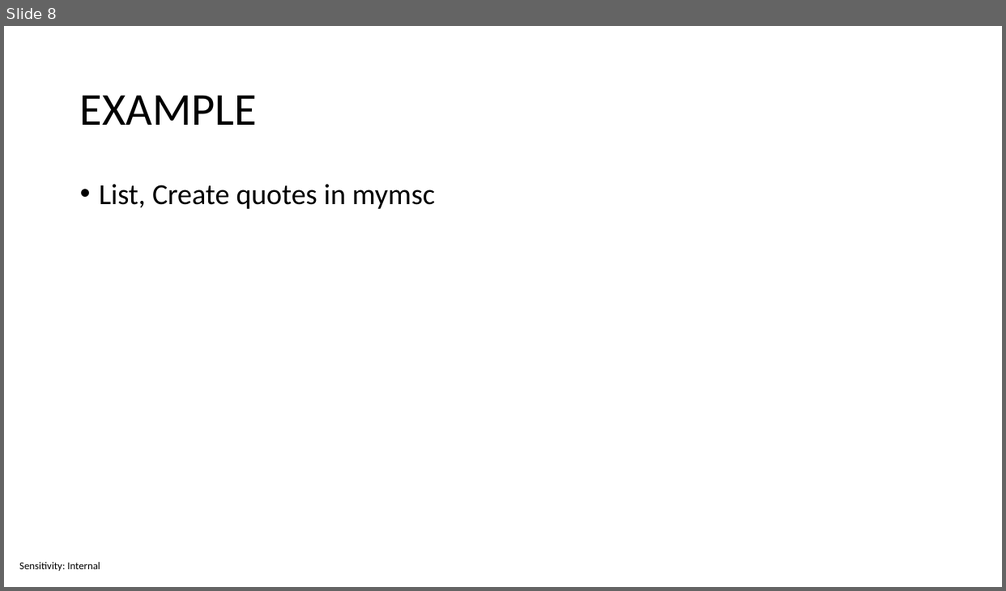
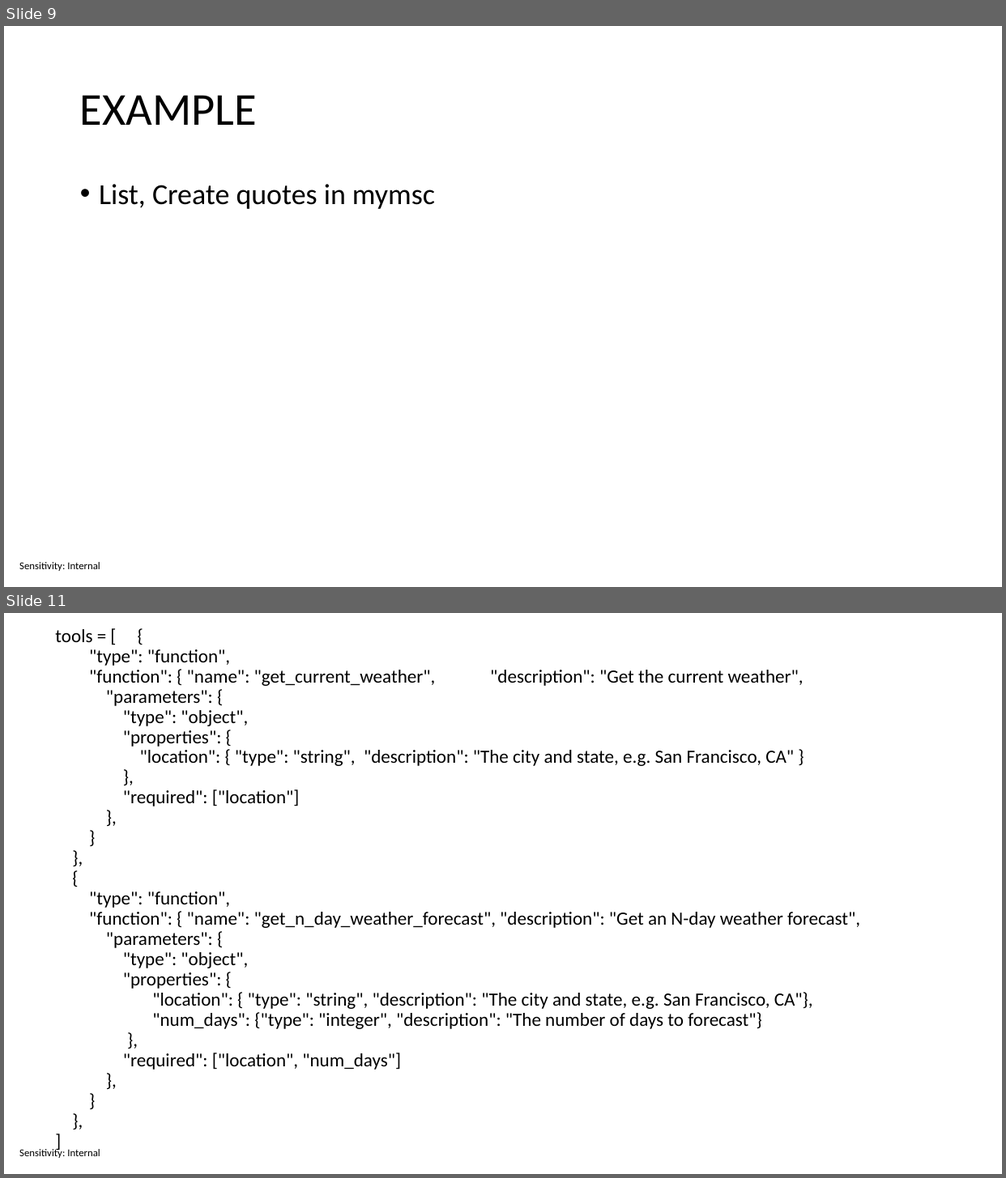
Before and after one commit to sabbadino/function-caling, a slide deck: Function calling.pptx. Shown one above the other, each under a label of ours: slide 8 before the commit, slides 9 and 11 after it; the slides between them are not shown. The pictures are 1006x591 and 1006x1178 pixels, drawn with LibreOffice and Linux fonts; fonts in the diff are those of the drawing. Boxes give left, top, right and bottom in pixels: in the first picture for what was removed or moved away, otherwise in the second. Text is boxed around its words. In the diff, an @@ line names an element or a change of style, - is before the commit and + after.

```diff
--- a/Function calling.pptx
+++ b/Function calling.pptx
@@ slide 11 added at box(4, 613, 1002, 1174), background #FFFFFF; not listed: 1 template element that a slide beside it also shows @@
@@ text added at box(55, 629, 860, 1070), 18 pt, text #000000 @@
+tools = [ {
+"type": "function",
+"function": { "name": "get_current_weather", "description": "Get the current weather",
+"parameters": {
+"type": "object",
+"properties": {
+"location": { "type": "string", "description": "The city and state, e.g. San Francisco, CA" }
+},
+"required": ["location"]
+},
+}
+},
+{
+"type": "function",
+"function": { "name": "get_n_day_weather_forecast", "description": "Get an N-day weather forecast",
+"parameters": {
+"type": "object",
+"properties": {
+"location": { "type": "string", "description": "The city and state, e.g. San Francisco, CA"},
+"num_days": {"type": "integer", "description": "The number of days to forecast"}
+},
+"required": ["location", "num_days"]
+},
+}
+},
+]
@@ what was slide 8 is now slide 9 @@
```
Also in this commit, not shown: 5 slides changed, 3 other slides added.
